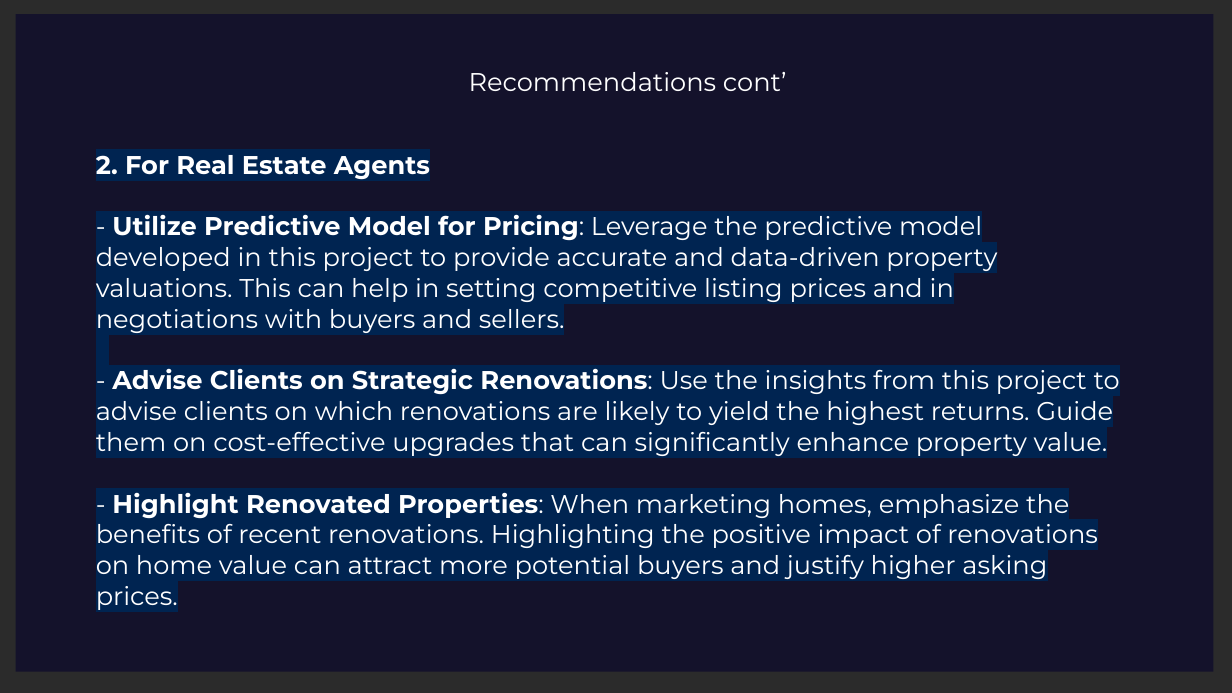
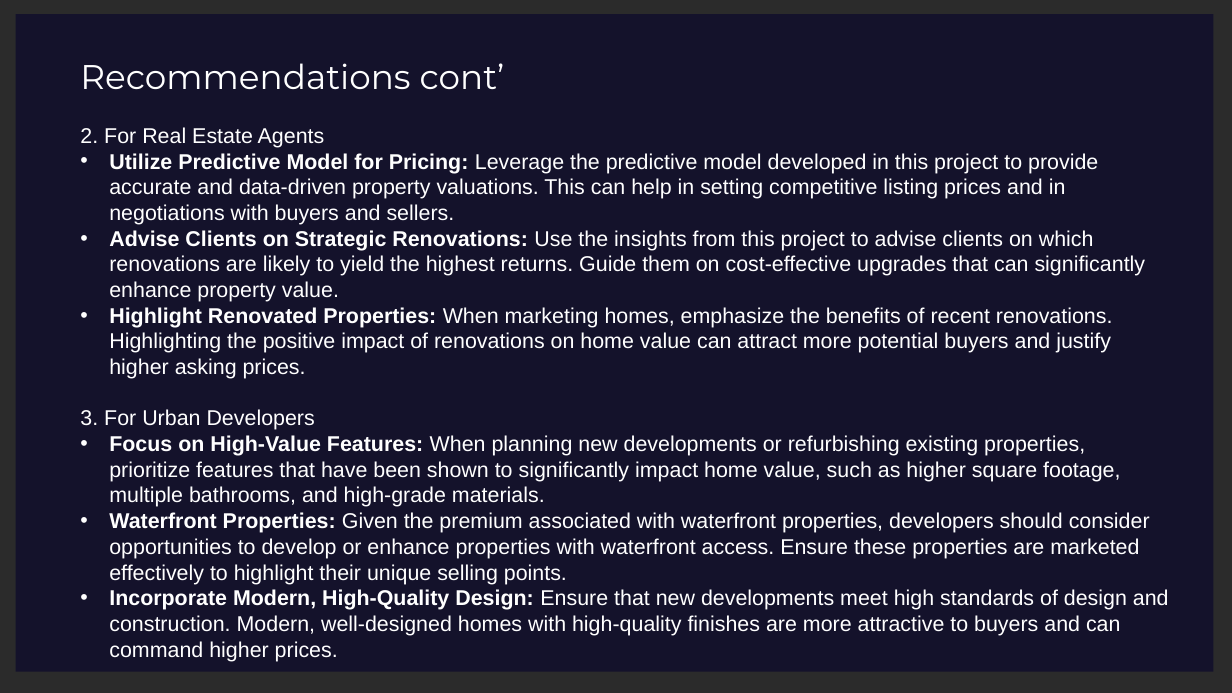
Before and after one commit to Leila-Nyambura/king-county-house-price-prediction-LRM, a slide deck: slide 23 of Northwestern-County-Homes-Regression-Modelling-Project-Presentation.pptx (slide 24 before the commit). Drawn at 1232x693 pixels with LibreOffice and Linux fonts; fonts in the diff are those of the drawing; background and template pictures are left out; a plain dark background stands for a picture behind light text. Boxes give left, top, right and bottom in pixels: in the first picture for what was removed or moved away, otherwise in the second. Text is boxed around its words. In the diff, an @@ line names an element or a change of style, - is before the commit and + after.

```diff
--- a/Northwestern-County-Homes-Regression-Modelling-Project-Presentation.pptx
+++ b/Northwestern-County-Homes-Regression-Modelling-Project-Presentation.pptx
@@ text "Recommendations cont’": place and size @@
-text "Recommendations cont’" at box(469, 72, 787, 91)
+text "Recommendations cont’" at box(80, 63, 505, 89)
@@ text "Recommendations cont’" at box(80, 63, 505, 89): size 24 to 32 pt @@
@@ text "2. For Real Estate Agents": place and size @@
-text "2. For Real Estate Agents" at box(96, 155, 1120, 610)
+text "2. For Real Estate Agents" at box(80, 127, 1169, 662)
@@ text at box(80, 127, 325, 148): size 24 to 20 pt, font Montserrat to Arial, highlight #002451 to none, bold off in "2. For Real Estate Agents" @@
@@ text at box(80, 153, 1169, 662): text changed; size 24 to 20 pt; font Montserrat to Arial @@
-- Utilize Predictive Model for Pricing: Leverage the predictive model developed in this project to provide accurate and data-driven property valuations. This can help in setting competitive listing prices and in negotiations with buyers and sellers.
-- Advise Clients on Strategic Renovations: Use the insights from this project to advise clients on which renovations are likely to yield the highest returns. Guide them on cost-effective upgrades that can significantly enhance property value.
-- Highlight Renovated Properties: When marketing homes, emphasize the benefits of recent renovations. Highlighting the positive impact of renovations on home value can attract more potential buyers and justify higher asking prices.
+• Utilize Predictive Model for Pricing: Leverage the predictive model developed in this project to provide accurate and data-driven property valuations. This can help in setting competitive listing prices and in negotiations with buyers and sellers.
+• Advise Clients on Strategic Renovations: Use the insights from this project to advise clients on which renovations are likely to yield the highest returns. Guide them on cost-effective upgrades that can significantly enhance property value.
+• Highlight Renovated Properties: When marketing homes, emphasize the benefits of recent renovations. Highlighting the positive impact of renovations on home value can attract more potential buyers and justify higher asking prices.
+3. For Urban Developers
+• Focus on High-Value Features: When planning new developments or refurbishing existing properties, prioritize features that have been shown to significantly impact home value, such as higher square footage, multiple bathrooms, and high-grade materials.
+• Waterfront Properties: Given the premium associated with waterfront properties, developers should consider opportunities to develop or enhance properties with waterfront access. Ensure these properties are marketed effectively to highlight their unique selling points.
+• Incorporate Modern, High-Quality Design: Ensure that new developments meet high standards of design and construction. Modern, well-designed homes with high-quality finishes are more attractive to buyers and can command higher prices.
```
Also in this commit, not shown: 23 other slides changed, 3 slides removed, 1 other file.
